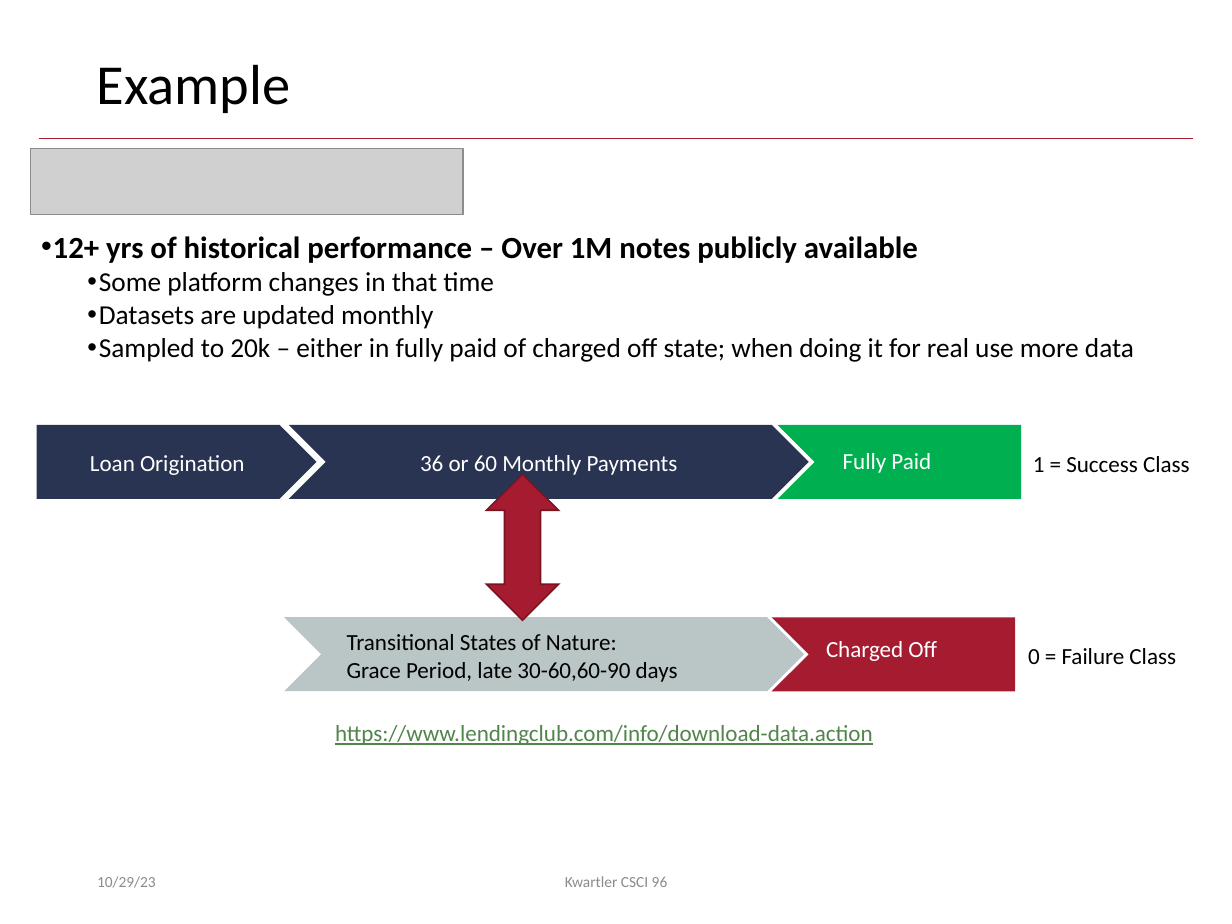
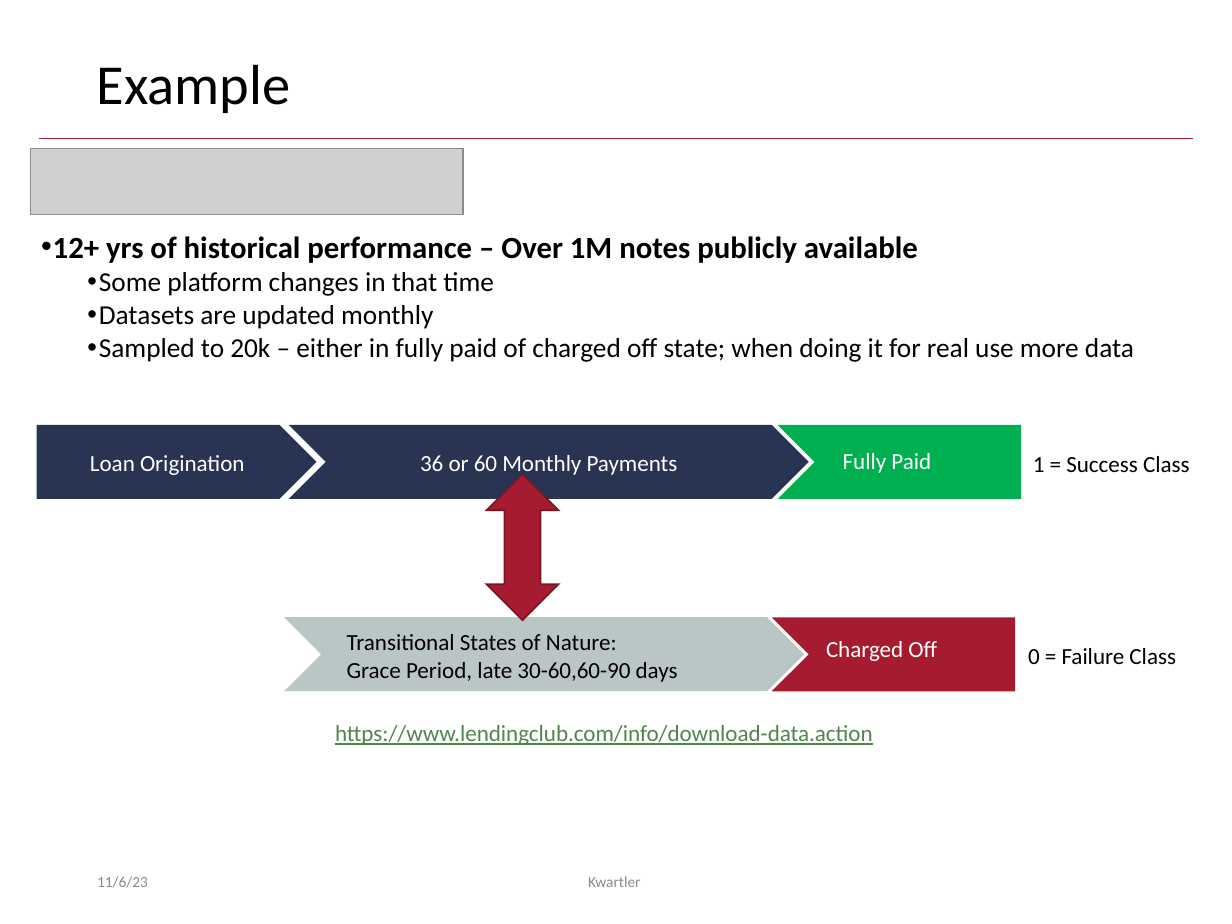
Before and after one commit to kwartler/Harvard_DataMining_Business_Student, a slide deck: slide 6 of Lessons/H_Equities_CreditModeling/B_ConsumerCredit.pptx. Drawn at 1232x924 pixels with LibreOffice and Linux fonts; fonts in the diff are those of the drawing; grey boxes stand for pictures; background and template pictures are left out. Boxes give left, top, right and bottom in pixels: in the first picture for what was removed or moved away, otherwise in the second. Text is boxed around its words. In the diff, an @@ line names an element or a change of style, - is before the commit and + after.

```diff
--- a/Lessons/H_Equities_CreditModeling/B_ConsumerCredit.pptx
+++ b/Lessons/H_Equities_CreditModeling/B_ConsumerCredit.pptx
@@ text at [97,876,148,888]: text changed @@
-10/29/23
+11/6/23
@@ text at [588,876,641,887]: text changed @@
-Kwartler CSCI 96
+Kwartler
```
Also in this commit, not shown: 12 other slides changed, 1 slide removed, 2 other files.
